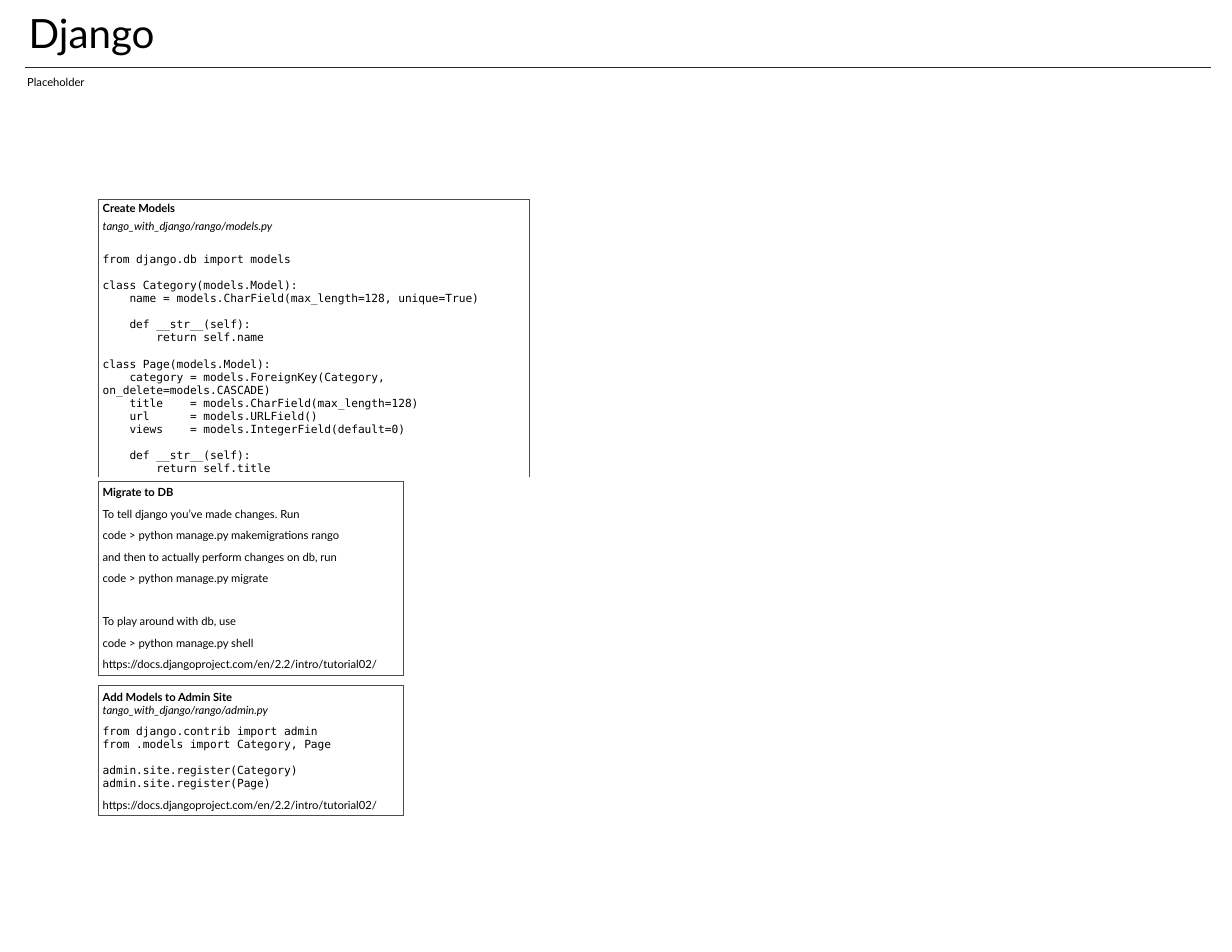
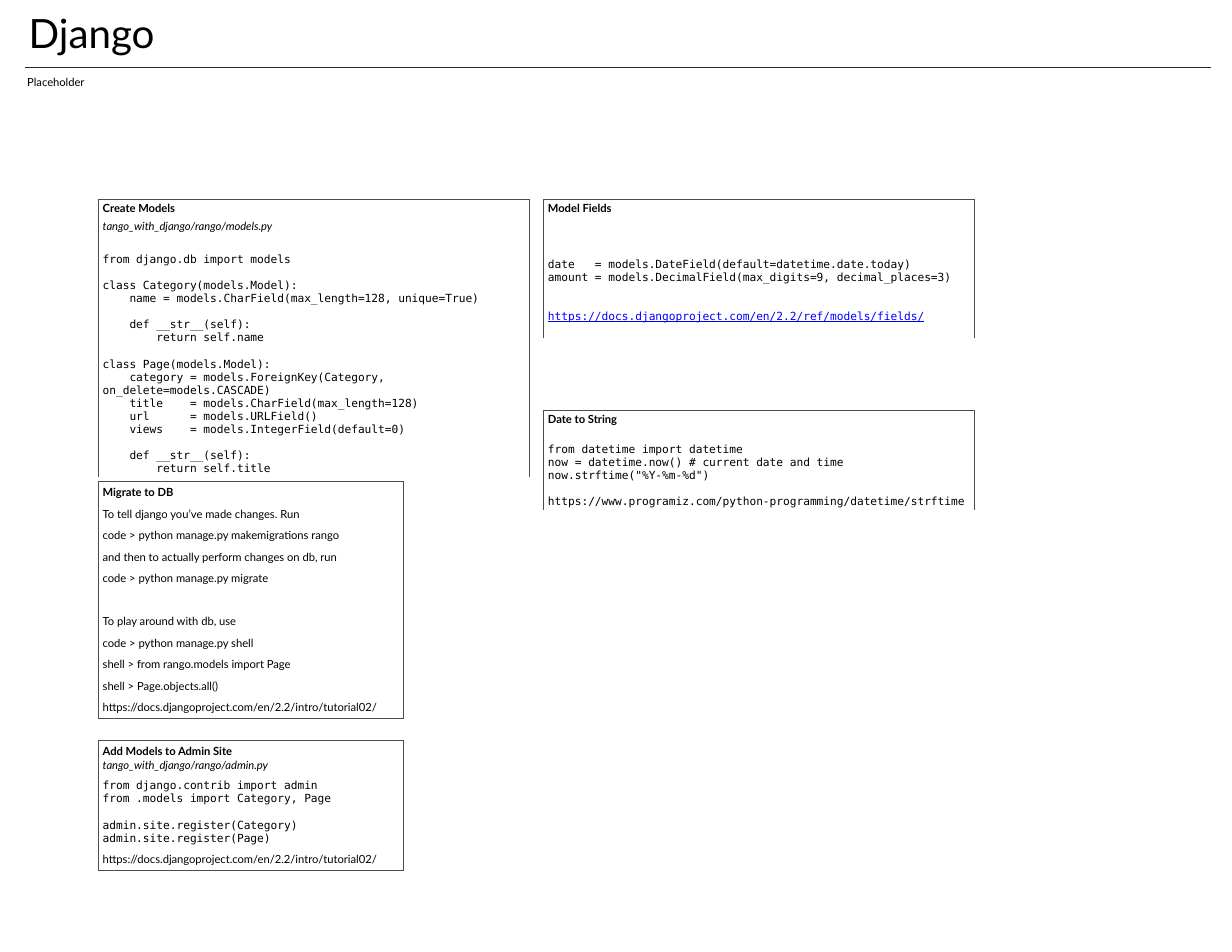
Before and after one commit to jacobferlin/cheatsheets, a slide deck: slide 2 of Django.pptx. Drawn at 1232x952 pixels with LibreOffice and Linux fonts; fonts in the diff are those of the drawing. Boxes give left, top, right and bottom in pixels: in the first picture for what was removed or moved away, otherwise in the second. Text is boxed around its words. In the diff, an @@ line names an element or a change of style, - is before the commit and + after.

Commit message:
Added model fields to django.pptx

```diff
--- a/Django.pptx
+++ b/Django.pptx
@@ table added at <box>543,200,974,342</box>, 2 rows, 1 columns @@
+Model Fields
+date = models.DateField(default=datetime.date.today) / amount = models.DecimalField(max_digits=9, decimal_places=3) / https://docs.djangoproject.com/en/2.2/ref/models/fields/
@@ table added at <box>543,410,974,512</box>, 2 rows, 1 columns @@
+Date to String
+from datetime import datetime / now = datetime.now() # current date and time / now.strftime("%Y-%m-%d") / https://www.programiz.com/python-programming/datetime/strftime
@@ table at <box>98,481,403,718</box> @@
+row 9: shell > from rango.models import Page
+row 10: shell > Page.objects.all()
@@ table: place and size @@
-table at <box>98,686,403,818</box>
+table at <box>98,740,403,872</box>
```
